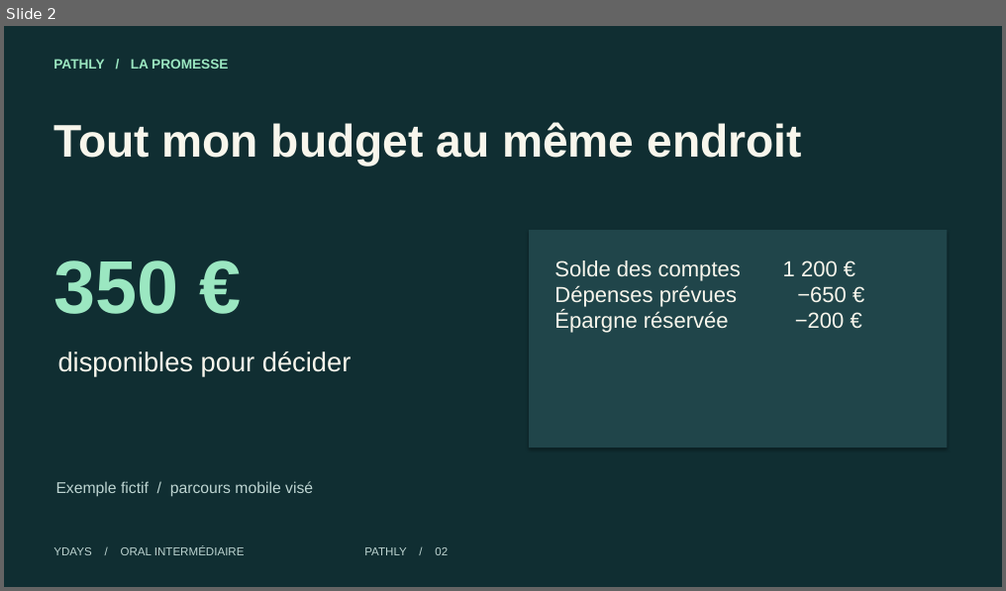
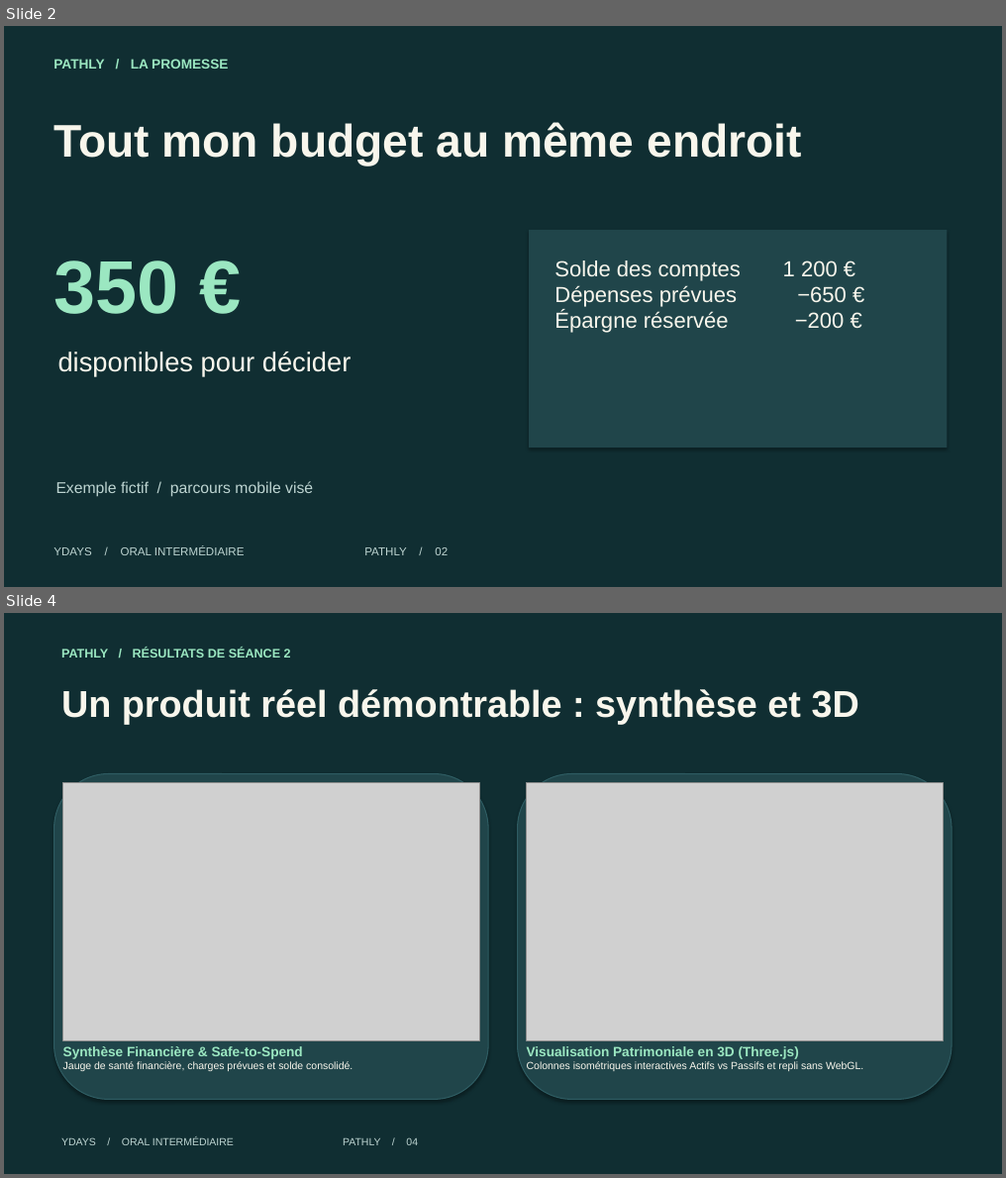
Before and after one commit to Arthurccy/Pathly-v2, a slide deck: docs/pitch/Pitch-Pathly.pptx. Shown one above the other, each under a label of ours: slide 2 before the commit, slides 2 and 4 after it; the slides between them are not shown. The pictures are 1006x591 and 1006x1178 pixels, drawn with LibreOffice and Linux fonts; fonts in the diff are those of the drawing; grey boxes stand for pictures. Boxes give left, top, right and bottom in pixels: in the first picture for what was removed or moved away, otherwise in the second. Text is boxed around its words. In the diff, an @@ line names an element or a change of style, - is before the commit and + after.

Commit message:
docs(pitch): enhance presentation with real app screenshots (dashboard, 3D net worth, mobile)

```diff
--- a/docs/pitch/Pitch-Pathly.pptx
+++ b/docs/pitch/Pitch-Pathly.pptx
@@ slide 4 added at [4,613,1002,1174], background #FFFFFF @@
@@ rectangle added at [4,613,1002,1174], fill #102E32 @@
@@ text added at [61,648,291,658], 12 pt, text #9BE7C1, bold @@
+PATHLY / RÉSULTATS DE SÉANCE 2
@@ text added at [61,689,859,725], 36 pt, text #F8F6EC, bold @@
+Un produit réel démontrable : synthèse et 3D
@@ rounded rectangle added at [54,774,488,1100], fill #20454A, outline #2E5C62 1 pt @@
@@ picture added at [63,783,479,1042] @@
@@ rounded rectangle added at [518,774,951,1100], fill #20454A, outline #2E5C62 1 pt @@
@@ picture added at [527,783,943,1042] @@
@@ text added at [63,1047,352,1071], 10 pt, text #F8F6EC @@
+Synthèse Financière & Safe-to-Spend
+Jauge de santé financière, charges prévues et solde consolidé.
@@ text added at [527,1047,863,1071], 10 pt, text #F8F6EC @@
+Visualisation Patrimoniale en 3D (Three.js)
+Colonnes isométriques interactives Actifs vs Passifs et repli sans WebGL.
@@ text added at [61,1138,418,1146], 10 pt, text #BDD4D1 @@
+YDAYS / ORAL INTERMÉDIAIRE PATHLY / 04
```
Also in this commit, not shown: 7 slides changed, 1 other file.
